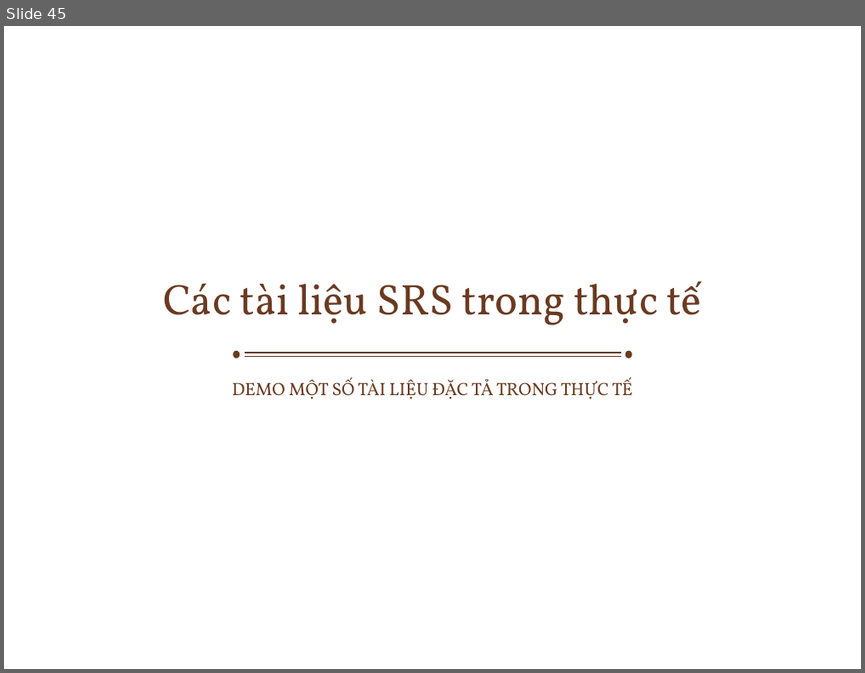
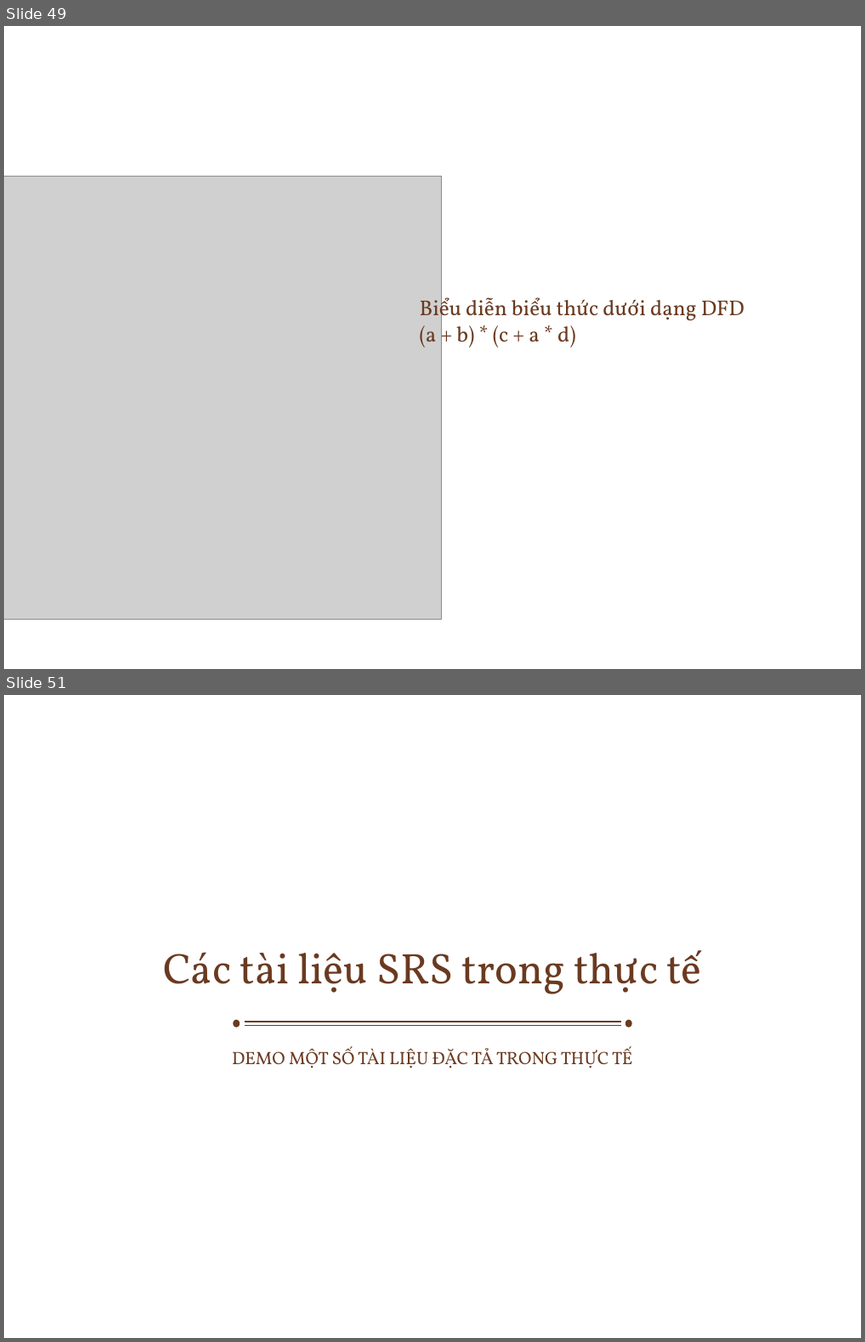
Before and after one commit to ChrisJamison/seminar_cnpm, a slide deck: Seminar/Software Requirement.pptx. Shown one above the other, each under a label of ours: slide 45 before the commit, slides 49 and 51 after it; the slides between them are not shown. The pictures are 865x673 and 865x1342 pixels, drawn with LibreOffice and Linux fonts; fonts in the diff are those of the drawing; grey boxes stand for pictures; background and template pictures are left out. Boxes give left, top, right and bottom in pixels: in the first picture for what was removed or moved away, otherwise in the second. Text is boxed around its words. In the diff, an @@ line names an element or a change of style, - is before the commit and + after.

```diff
--- a/Seminar/Software Requirement.pptx
+++ b/Seminar/Software Requirement.pptx
@@ slide 49 added at [4,26,861,669], background picture (left out) @@
@@ picture added at [4,176,442,619] @@
@@ text added at [420,295,744,347], 18 pt, text #6A3A20 @@
+Biểu diễn biểu thức dưới dạng DFD
+(a + b) * (c + a * d)
@@ what was slide 45 is now slide 51 @@
```
Also in this commit, not shown: 7 slides changed, 8 other slides added, 3 slides removed.
